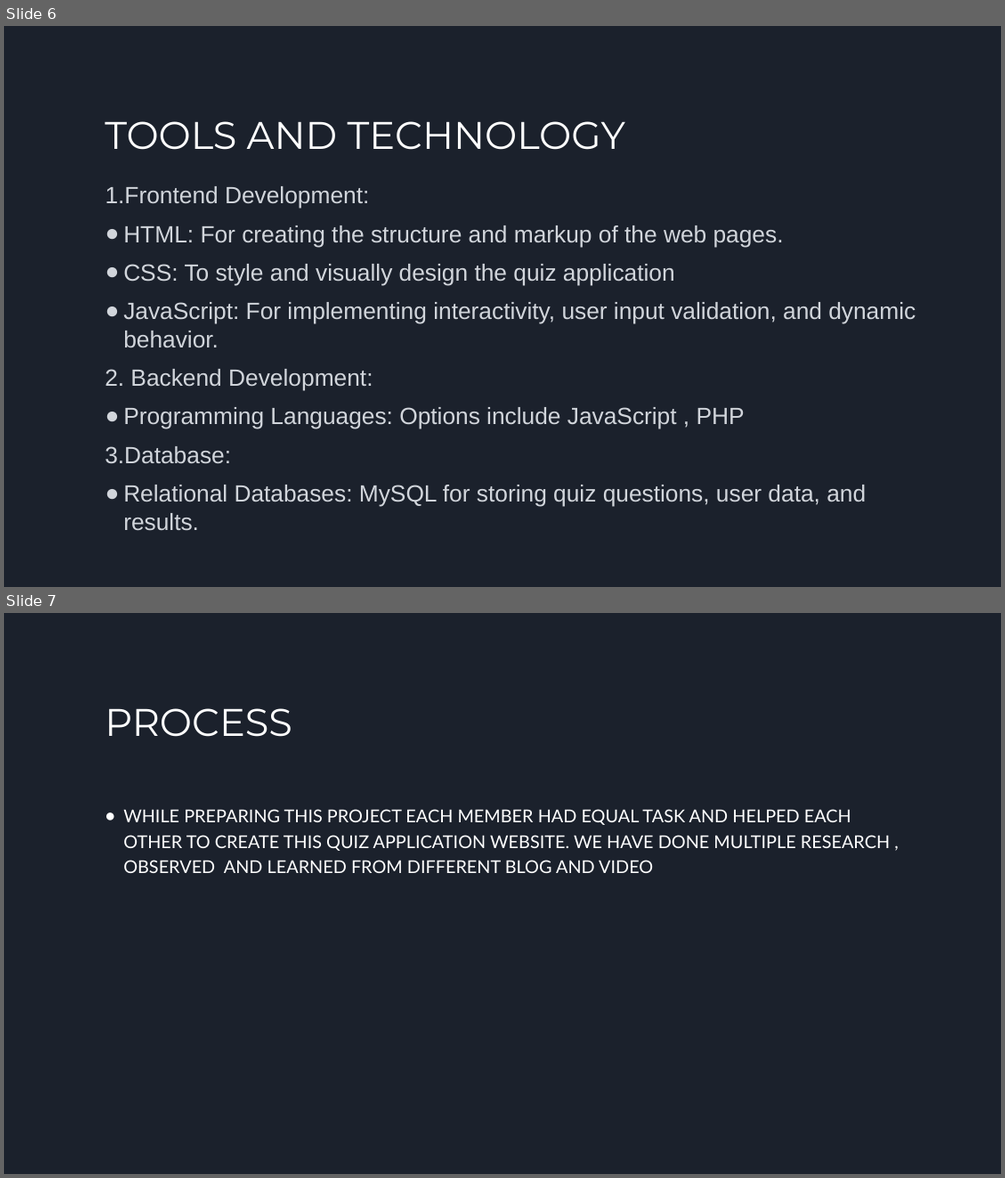
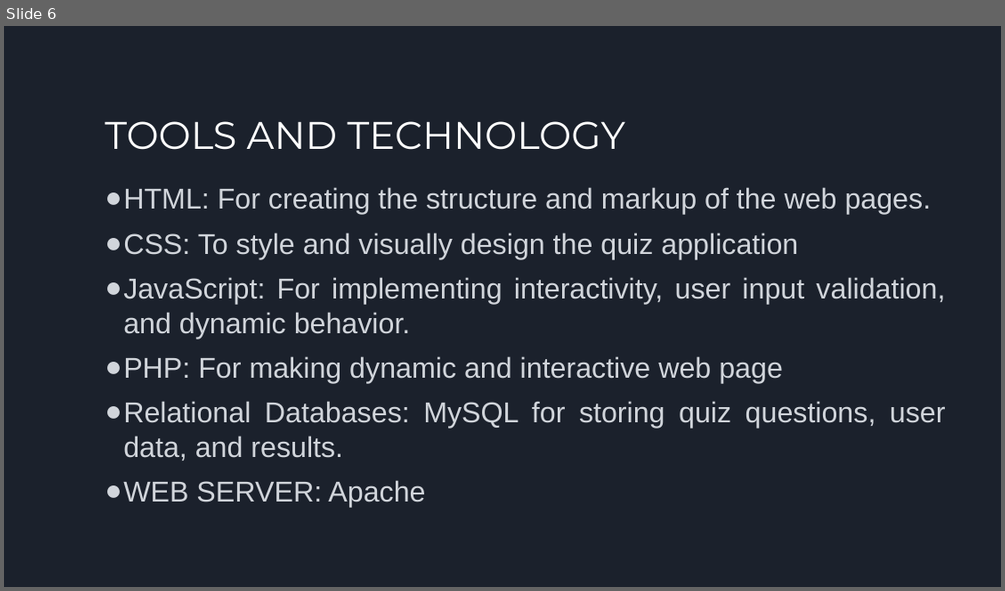
Before and after one commit to Pratik-Ghost/Quiz_Application, a slide deck: PRESENTATION.pptx. Shown one above the other, each under a label of ours: slides 6 and 7 before the commit, slide 6 after it. The pictures are 1005x1178 and 1005x591 pixels, drawn with LibreOffice and Linux fonts; fonts in the diff are those of the drawing. Boxes give left, top, right and bottom in pixels: in the first picture for what was removed or moved away, otherwise in the second. Text is boxed around its words. In the diff, an @@ line names an element or a change of style, - is before the commit and + after.

```diff
--- a/PRESENTATION.pptx
+++ b/PRESENTATION.pptx
@@ slide 7 removed at (x1=4, y1=613, x2=1001, y2=1174), background #1B212C @@
@@ title removed at (x1=105, y1=708, x2=292, y2=737) @@
-PROCESS
@@ text removed at (x1=123, y1=809, x2=890, y2=873) @@
-● WHILE PREPARING THIS PROJECT EACH MEMBER HAD EQUAL TASK AND HELPED EACH OTHER TO CREATE THIS QUIZ APPLICATION WEBSITE. WE HAVE DONE MULTIPLE RESEARCH , OBSERVED AND LEARNED FROM DIFFERENT BLOG AND VIDEO
@@ slide 6 changed as well @@
@@ text at (x1=105, y1=186, x2=369, y2=208): paragraph removed @@
-1. Frontend Development:
@@ text at (x1=123, y1=187, x2=946, y2=460): size 22.6 to 27.6 pt in "HTML: For creating the structure and markup ...", "CSS: To style and visually design the ...", "JavaScript: For implementing interactivity, user input valid ...", "Relational Databases: MySQL for storing quiz questions, ..."; alignment left to justified; indent changed; less space between paragraphs @@
@@ text at (x1=123, y1=356, x2=783, y2=383): text changed; size 22.6 to 27.6 pt @@
-2. Backend Development:
-● Programming Languages: Options include JavaScript , PHP
-3.Database:
+● PHP: For making dynamic and interactive web page
@@ text at (x1=123, y1=480, x2=425, y2=507): paragraph added @@
+● WEB SERVER: Apache
```
Also in this commit, not shown: 6 other slides changed, 1 slide added, 2 other slides removed.
